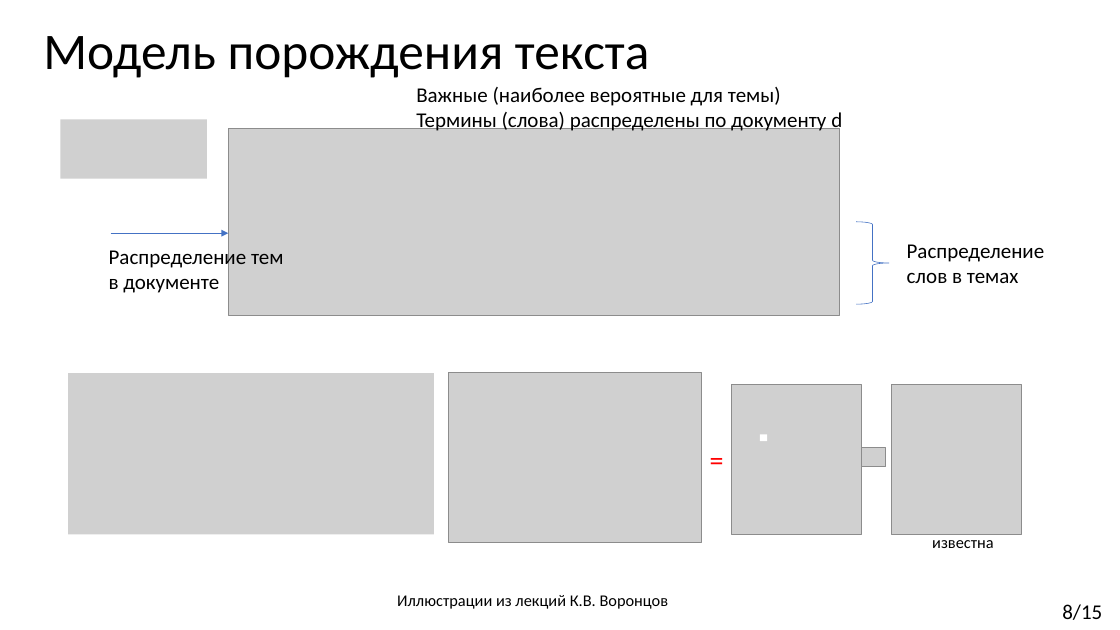
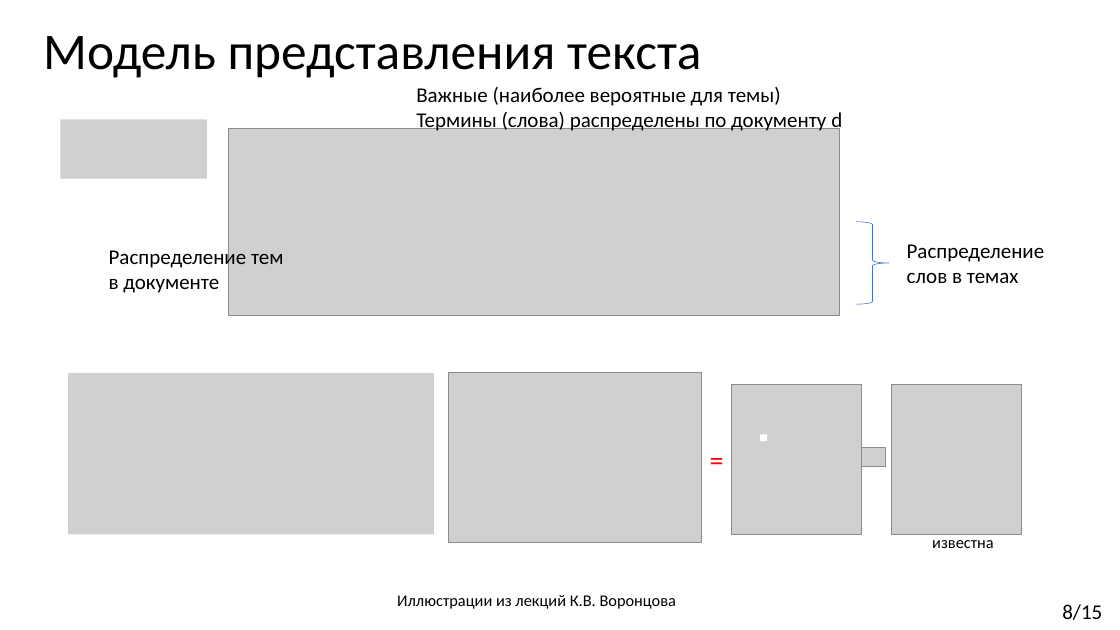
Before and after one commit to Kirmark/bachelor-qualification-work, a slide deck: slide 8 of presentation/presentation.pptx. Drawn at 1120x630 pixels with LibreOffice and Linux fonts; fonts in the diff are those of the drawing; grey boxes stand for pictures. Boxes give left, top, right and bottom in pixels: in the first picture for what was removed or moved away, otherwise in the second. Text is boxed around its words. In the diff, an @@ line names an element or a change of style, - is before the commit and + after.

```diff
--- a/presentation/presentation.pptx
+++ b/presentation/presentation.pptx
@@ text at [43, 36, 701, 78]: text changed @@
-Модель порождения текста
+Модель представления текста
@@ arrow removed from (111, 234) to (229, 234) @@
@@ text at [397, 595, 676, 609]: text changed @@
-Иллюстрации из лекций К.В. Воронцов
+Иллюстрации из лекций К.В. Воронцова
```
Also in this commit, not shown: 3 other slides changed, 3 other files.
